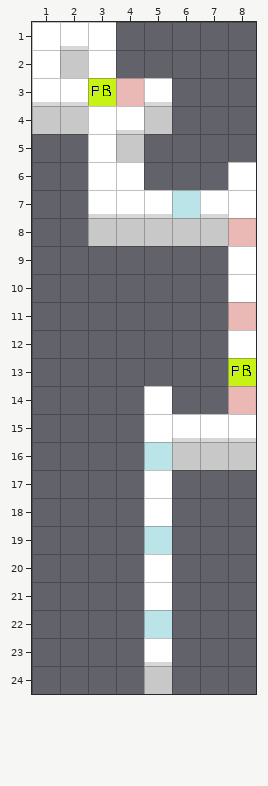
An edit to a level. Tiled map, Light Map 3.tmx. Above: the version before the commit.
Cells are 32x32 px. Shown: x 1..8, y 1..24.
And afterwards:
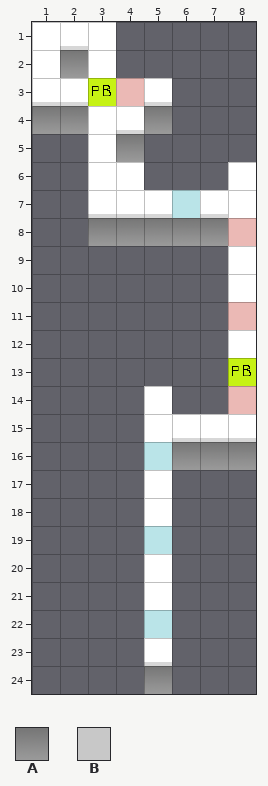
Key: from "tileset": A 0, B 4.
_ is an empty cell.
Tiles replaced or removed in this view: B.
The exact change:
Changed rows in their new state; . is an unchanged cell.
Layer "Background":
first column x 1:
 2 .A.....
 4 AA..A..
 5 ...A...
 8 ..AAAAA
first column x 6:
16 AAA
first column x 5:
24 A
Pixel boxes of the changes (left, top, right, bottom) in both pictures:
changed: (60, 50, 88, 78)
changed: (32, 106, 88, 134)
changed: (116, 106, 172, 162)
changed: (88, 218, 228, 246)
changed: (172, 442, 256, 470)
changed: (144, 666, 172, 694)
